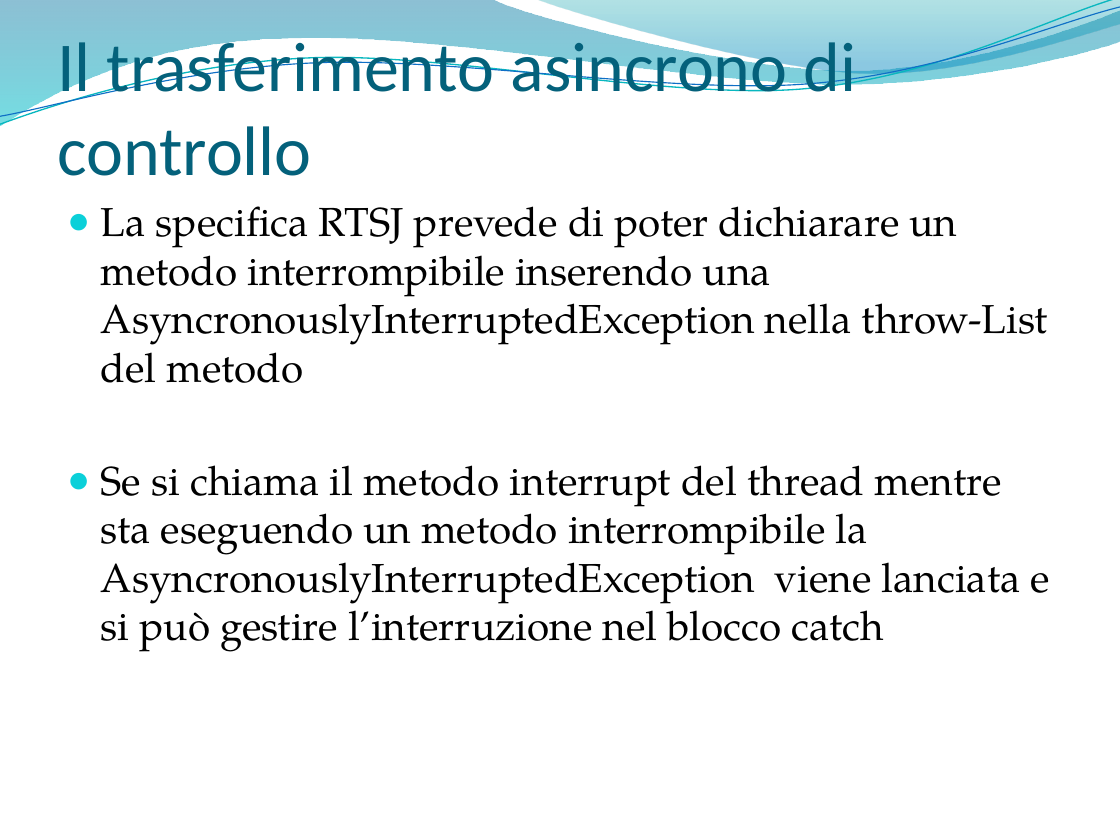
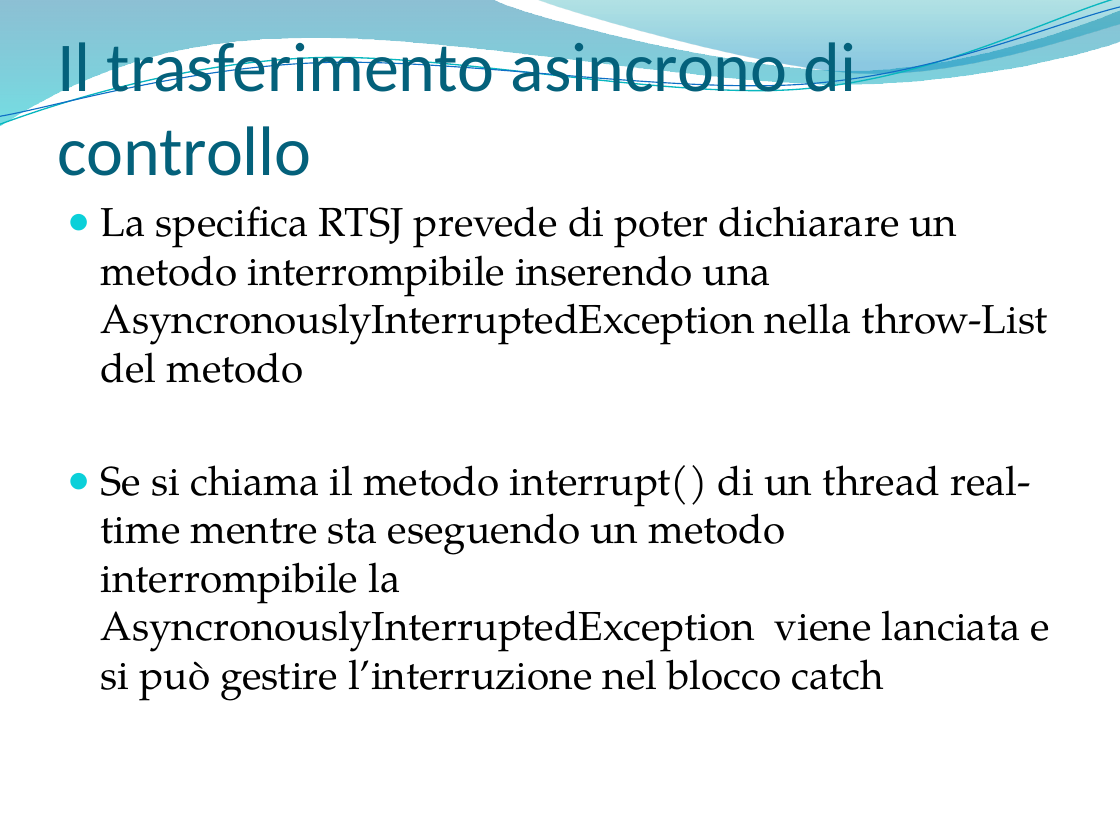
Before and after one commit to marconanni/provejavarealtime, a slide deck: slide 20 of SolarisNetBeansProjects/parti tesi/bozza presentazione.pptx. Drawn at 1120x840 pixels with LibreOffice and Linux fonts; fonts in the diff are those of the drawing; background and template pictures are left out. Boxes give left, top, right and bottom in pixels: in the first picture for what was removed or moved away, otherwise in the second. Text is boxed around its words. In the diff, an @@ line names an element or a change of style, - is before the commit and + after.

```diff
--- a/SolarisNetBeansProjects/parti tesi/bozza presentazione.pptx
+++ b/SolarisNetBeansProjects/parti tesi/bozza presentazione.pptx
@@ text at [101, 465, 1050, 701]: text changed @@
-● Se si chiama il metodo interrupt del thread mentre sta eseguendo un metodo interrompibile la AsyncronouslyInterruptedException viene lanciata e si può gestire l’interruzione nel blocco catch
+● Se si chiama il metodo interrupt() di un thread real-time mentre sta eseguendo un metodo interrompibile la AsyncronouslyInterruptedException viene lanciata e si può gestire l’interruzione nel blocco catch
```
Also in this commit, not shown: 10 other slides changed, 2 other files.
